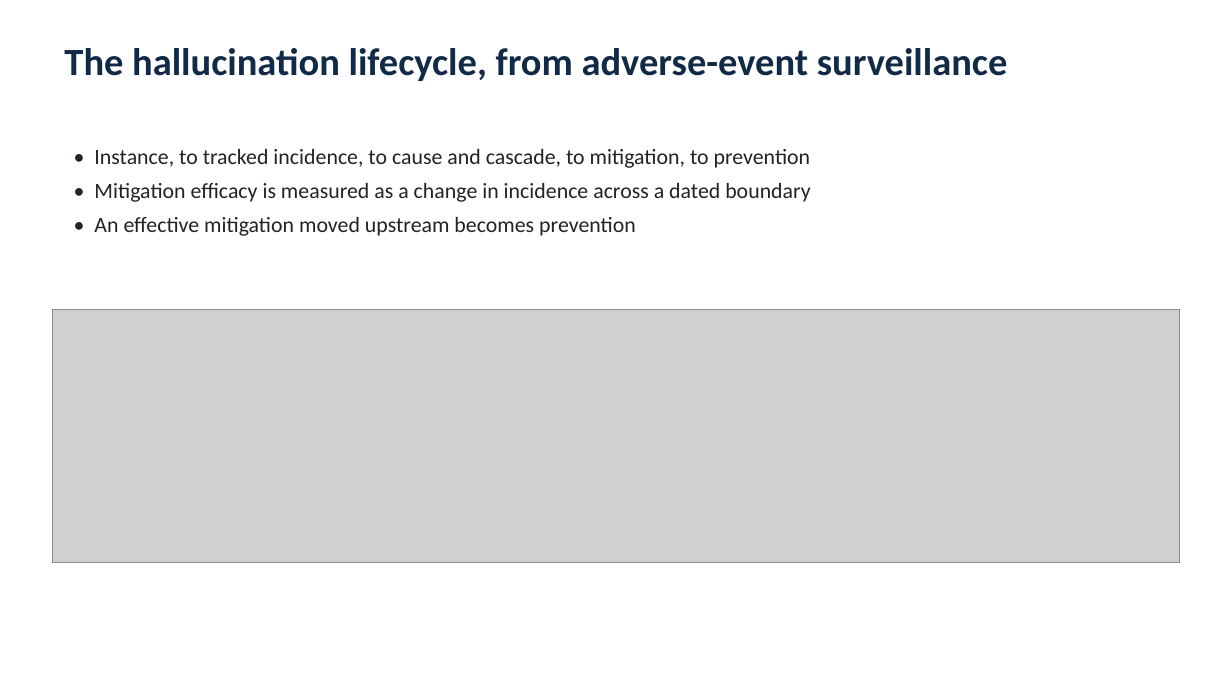
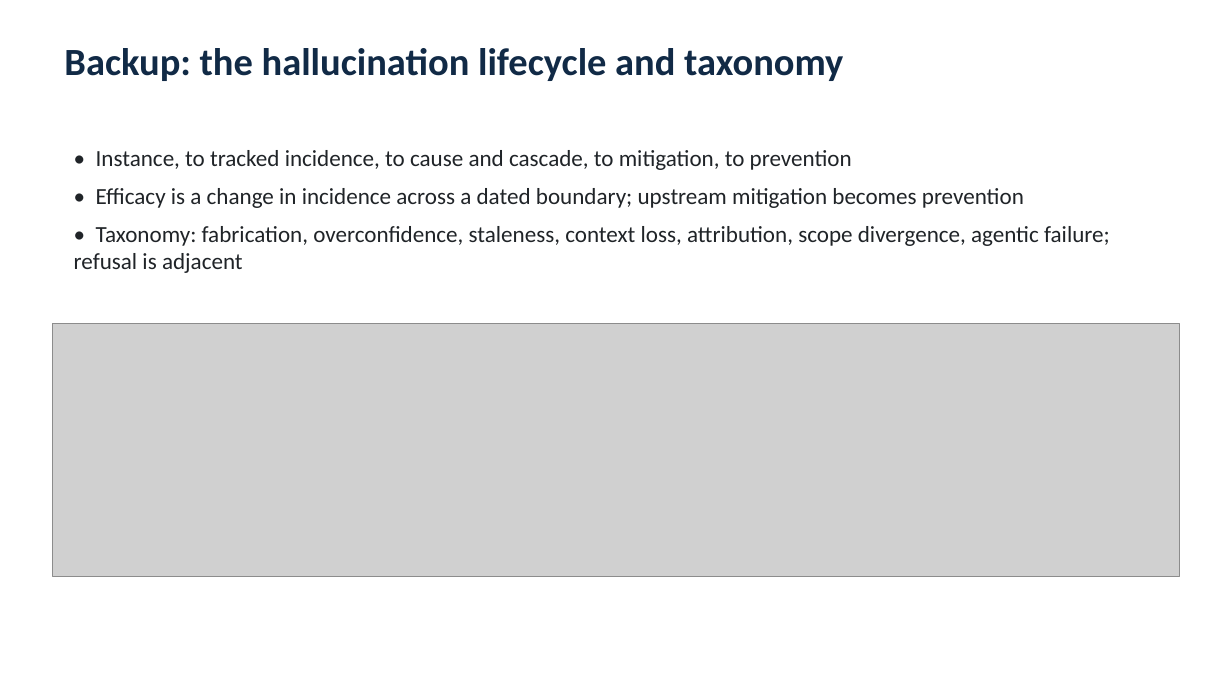
Before and after one commit to yj07538Johnny/Johnny_AI_ML_LLM_experiments_2024, a slide deck: slide 13 of papers/ai-metadata-session-data-repository/AI_Metadata_Repository_Briefing.pptx (slide 14 before the commit). Drawn at 1232x693 pixels with LibreOffice and Linux fonts; fonts in the diff are those of the drawing; grey boxes stand for pictures. Boxes give left, top, right and bottom in pixels: in the first picture for what was removed or moved away, otherwise in the second. Text is boxed around its words. In the diff, an @@ line names an element or a change of style, - is before the commit and + after.

```diff
--- a/papers/ai-metadata-session-data-repository/AI_Metadata_Repository_Briefing.pptx
+++ b/papers/ai-metadata-session-data-repository/AI_Metadata_Repository_Briefing.pptx
@@ text at [64, 48, 843, 81]: text changed @@
-The hallucination lifecycle, from adverse-event surveillance
+Backup: the hallucination lifecycle and taxonomy
@@ text at [96, 150, 852, 170]: size 17 to 18 pt in "• Instance, to tracked incidence, to cause ..."; more space between paragraphs @@
@@ text at [74, 188, 1110, 273]: text changed; size 17 to 18 pt @@
-• Mitigation efficacy is measured as a change in incidence across a dated boundary
-• An effective mitigation moved upstream becomes prevention
+• Efficacy is a change in incidence across a dated boundary; upstream mitigation becomes prevention
+• Taxonomy: fabrication, overconfidence, staleness, context loss, attribution, scope divergence, agentic failure; refusal is adjacent
@@ picture: place and size @@
-picture at [53, 310, 1180, 563]
+picture at [53, 323, 1180, 577]
```
Also in this commit, not shown: 11 other slides changed, 2 slides added, 12 slides removed, 1 other file.
